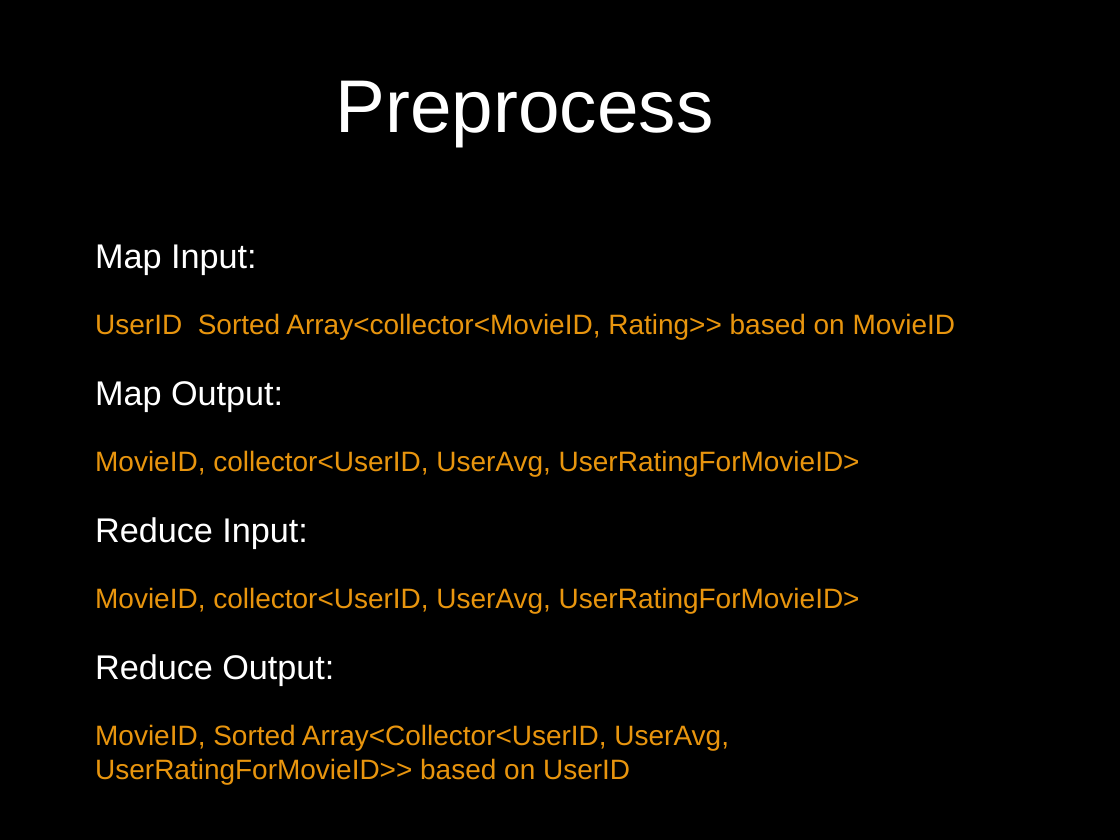
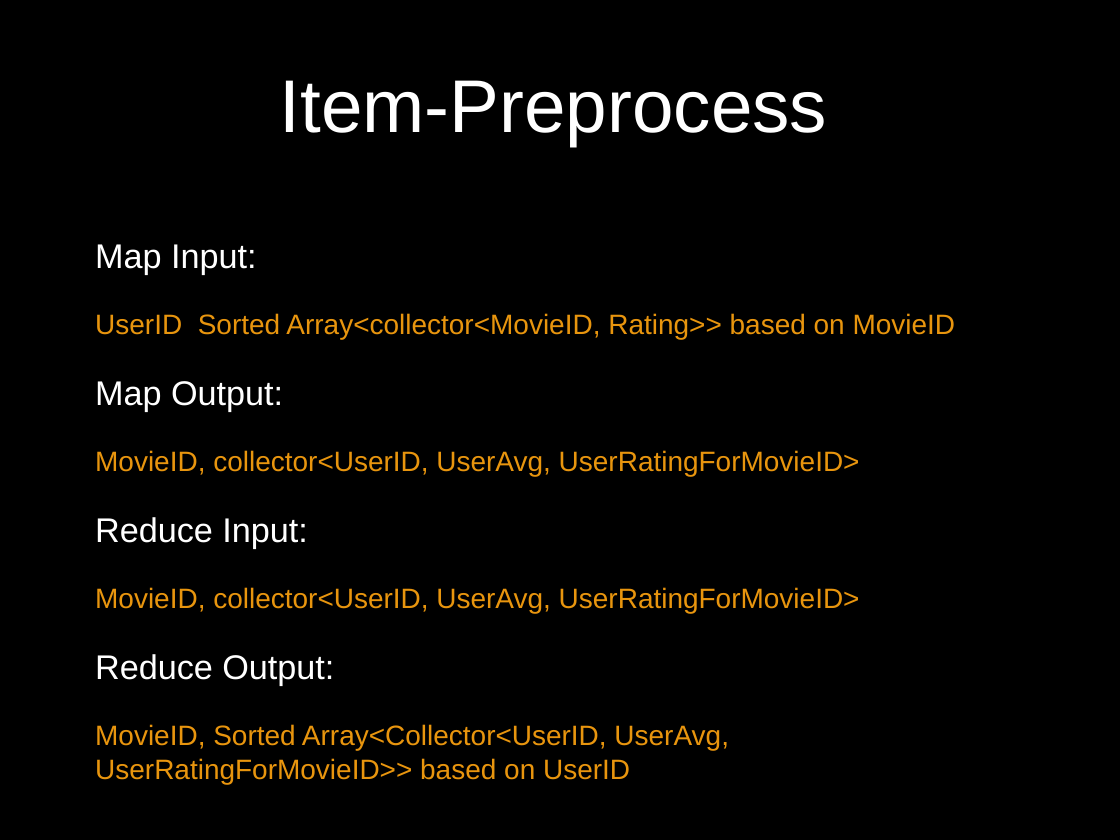
Before and after one commit to UCSBGauchos/MAE-data, a slide deck: slide 12 of Final Presentation.pptx. Drawn at 1120x840 pixels with LibreOffice and Linux fonts; fonts in the diff are those of the drawing; background and template pictures are left out. Boxes give left, top, right and bottom in pixels: in the first picture for what was removed or moved away, otherwise in the second. Text is boxed around its words. In the diff, an @@ line names an element or a change of style, - is before the commit and + after.

```diff
--- a/Final Presentation.pptx
+++ b/Final Presentation.pptx
@@ title at box(280, 80, 827, 146): text changed @@
-Preprocess
+Item-Preprocess
```
Also in this commit, not shown: 4 other slides changed, 6 slides added.
